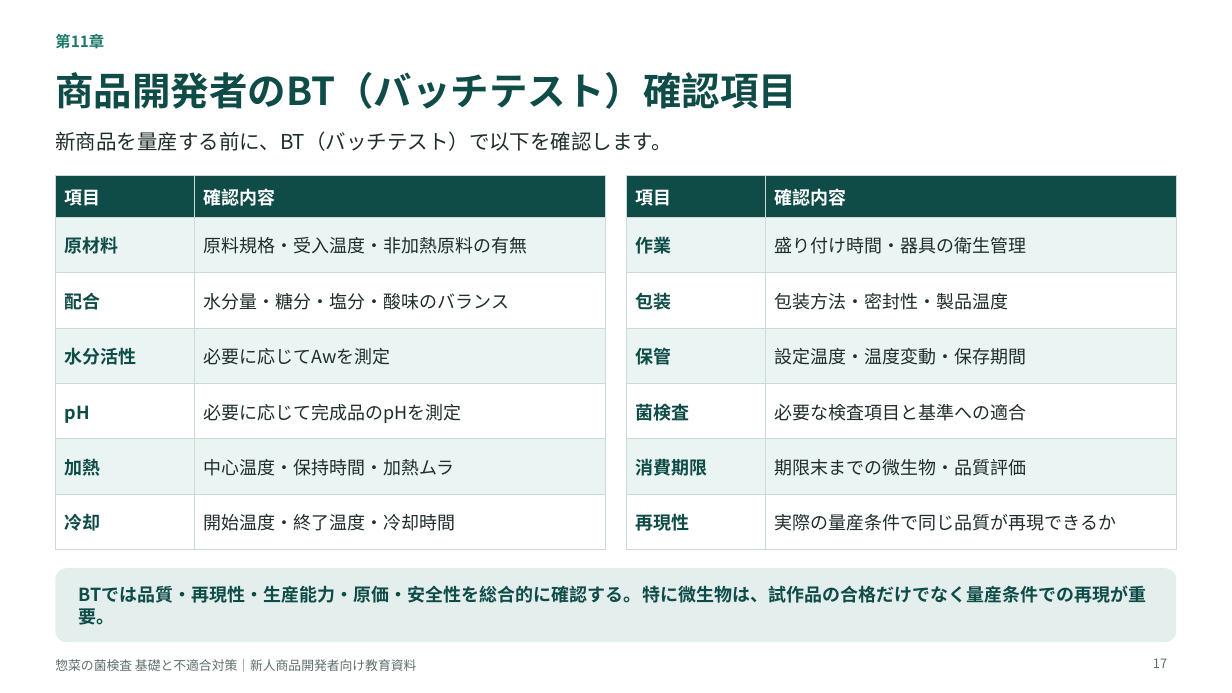
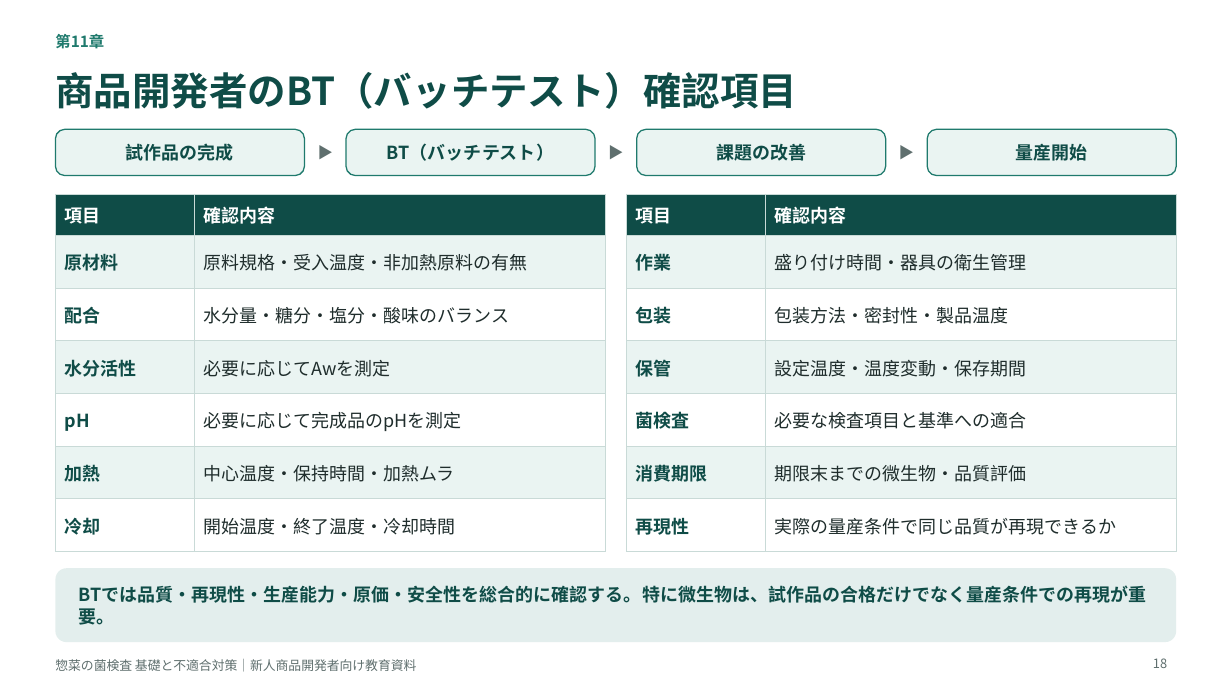
Before and after one commit to tanakashuhei-dotcom/shuhei0208, a slide deck: slide 18 of 菌検査教育資料.pptx (slide 17 before the commit). Drawn at 1232x693 pixels with LibreOffice and Linux fonts; fonts in the diff are those of the drawing. Boxes give left, top, right and bottom in pixels: in the first picture for what was removed or moved away, otherwise in the second. Text is boxed around its words. In the diff, an @@ line names an element or a change of style, - is before the commit and + after.

```diff
--- a/菌検査教育資料.pptx
+++ b/菌検査教育資料.pptx
@@ text removed at <box>55,131,671,151</box> @@
-新商品を量産する前に、BT（バッチテスト）で以下を確認します。
@@ rounded rectangle added at <box>55,129,304,176</box>, fill #EAF4F2, outline #1F7A6D 1 pt, 14 pt, text #0F4C47, bold @@
+試作品の完成
@@ text added at <box>304,129,346,176</box>, 12 pt, text #5F6F6E @@
+▶
@@ rounded rectangle added at <box>347,129,595,176</box>, fill #EAF4F2, outline #1F7A6D 1 pt, 14 pt, text #0F4C47, bold @@
+BT（バッチテスト）
@@ text added at <box>595,129,637,176</box>, 12 pt, text #5F6F6E @@
+▶
@@ rounded rectangle added at <box>637,129,885,176</box>, fill #EAF4F2, outline #1F7A6D 1 pt, 14 pt, text #0F4C47, bold @@
+課題の改善
@@ text added at <box>886,129,928,176</box>, 12 pt, text #5F6F6E @@
+▶
@@ rounded rectangle added at <box>928,129,1177,176</box>, fill #EAF4F2, outline #1F7A6D 1 pt, 14 pt, text #0F4C47, bold @@
+量産開始
@@ table: place and size @@
-table at <box>55,176,605,535</box>
+table at <box>55,194,605,539</box>
@@ table: place and size @@
-table at <box>627,176,1177,535</box>
+table at <box>627,194,1177,539</box>
@@ page number at <box>1153,658,1167,668</box>: text changed @@
-17
+18
```
Also in this commit, not shown: 18 other slides changed, 1 slide added.
